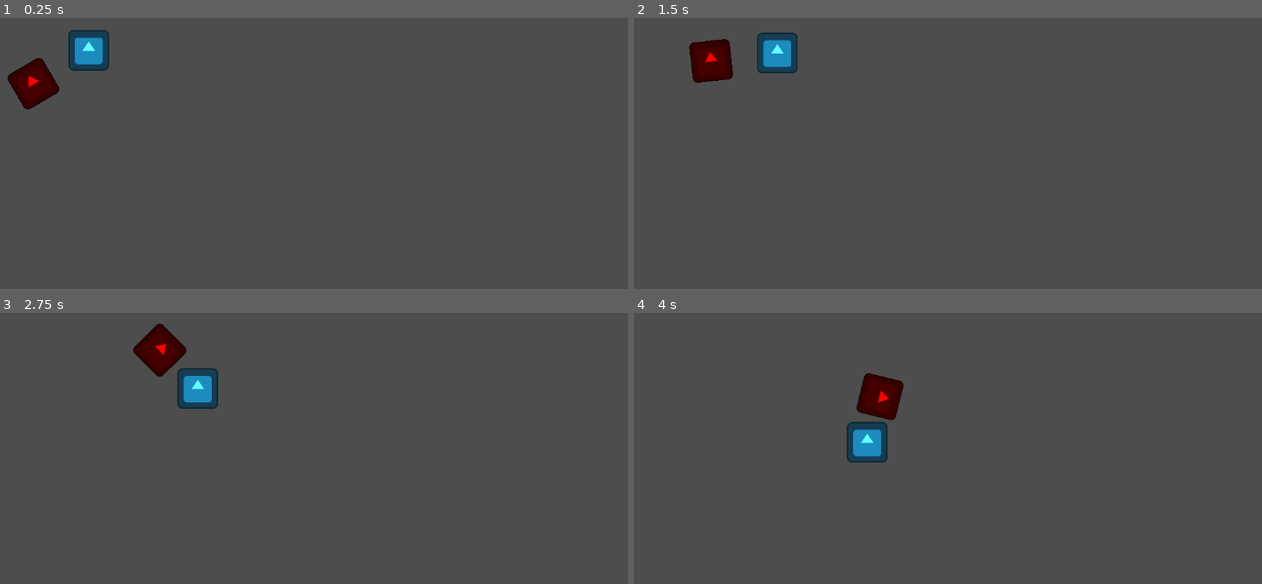
Above: before the commit, frames 1-4 (two rows, left to right).
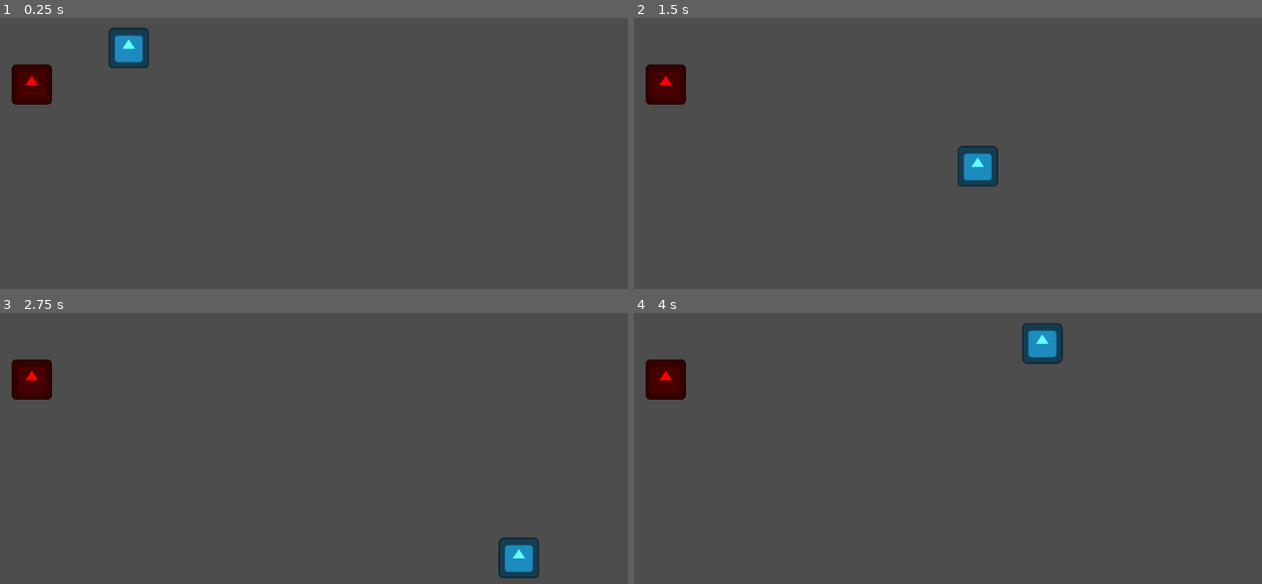
Above: after the commit, the same moments.

Repository: shafayatb/basic-2d-top-down-example
Game: Godot game, scene res://playground.tscn
Two runs of this game, one before a commit and one after it. Both use one fixed random seed, a clock stepped at 60 frames per second and the inputs below. The project has no main scene, so this scene is started directly. The engine's default icon, where the game draws it, is replaced by a stand-in: a white triangle on a blue panel in a dark square.
Inputs:
- Up to frame 1 (0.25 s): no input
- Up to frame 2 (1.5 s): hold Right (ui_right) 0.53-1.28 s; tap Ctrl (Dash, bound only after the commit) at 0.6, 1.35 s; hold Down (ui_down) from 1.28 s (still down)
- Up to frame 3 (2.75 s): release Down (ui_down) at 2.03 s; hold Right (ui_right) from 2.03 s (still down); tap Ctrl (Dash, bound only after the commit) at 2.1 s
- Up to frame 4 (4 s): release Right (ui_right) at 2.78 s; hold Up (ui_up) 2.78-3.53 s; tap Ctrl (Dash, bound only after the commit) at 2.85, 3.6 s; hold Left (ui_left) from 3.53 s (still down)

The runs differ from the first frame. In frame 1, 2.2% of the frame differs, in the area x 1-24%, y 3-34%; in frame 2, 3.8%; in frame 3, 3.8%; in frame 4, 3.8%, in the area x 1-69%, y 3-56%.

Commit message:
3. Dash movement script

Diff:
--- /dev/null
+++ b/dash_player.gd
@@ -0,0 +1,62 @@
+extends CharacterBody2D
+
+const MAX_SPEED: float = 64.5
+const ACCELERATION: float = 18.5
+const FRICTION: float = 22.5
+
+var knockback: Vector2 = Vector2.ZERO
+var knockback_timer: float = 0.0
+
+#Dash
+const DASH_SPEED: float = 1500.0
+const DASH_TIME: float = 0.12
+var can_dash: bool = true
+var dash_timer: float = 0.0
+var dash_dir: Vector2 = Vector2.ZERO
+const DASH_RELOAD_COST: float = 0.5
+var dash_reload_time: float = 0.0
+
+func _physics_process(delta: float) -> void:
+	if knockback_timer > 0.0:
+		velocity = knockback
+		knockback_timer -= delta
+		if knockback_timer <= 0.0:
+			knockback = Vector2.ZERO
+	else:
+		dash_logic(delta)
+		if dash_timer == 0.0:
+			movement(delta)
+
+	move_and_slide()
+
+func movement(delta: float) -> void:
+	var input: Vector2 = Vector2(
+		Input.get_axis("ui_left", "ui_right"),
+		Input.get_axis("ui_up", "ui_down")
+	).normalized()
+
+	var velocity_weight_x: float = 1.0 - exp( - (ACCELERATION if input.x else FRICTION) * delta)
+	velocity.x = lerp(velocity.x, input.x * MAX_SPEED, velocity_weight_x)
+	var velocity_weight_y: float = 1.0 - exp( - (ACCELERATION if input.y else FRICTION) * delta)
+	velocity.y = lerp(velocity.y, input.y * MAX_SPEED, velocity_weight_y)
+
+
+func apply_knockback(direction: Vector2, force: float, knockback_duration: float) -> void:
+	knockback = direction * force
+	knockback_timer = knockback_duration
+
+func dash_logic(delta: float) -> void:
+	if can_dash and Input.is_action_just_pressed("Dash"):
+		can_dash = false
+		dash_timer = DASH_TIME
+		dash_reload_time = DASH_RELOAD_COST
+
+		dash_dir = global_position.direction_to(global_position + velocity)
+		velocity = dash_dir * DASH_SPEED
+	if dash_timer > 0.0:
+		dash_timer = max(0.0, dash_timer - delta)
+	else:
+		if dash_reload_time > 0.0:
+			dash_reload_time -= delta
+		else:
+			can_dash = true
--- a/enemy.gd
+++ b/enemy.gd
@@ -9,11 +9,12 @@
 	hit_area.body_entered.connect(hit)
 
 func _physics_process(delta: float) -> void:
-	if player_node:
-		var direction = (player_node.global_position - global_position).normalized()
-		look_at(player_node.global_position)
-		velocity = lerp(velocity, direction * speed, 0.5 * delta)
-		move_and_slide()
+	pass
+	#if player_node:
+		#var direction = (player_node.global_position - global_position).normalized()
+		#look_at(player_node.global_position)
+		#velocity = lerp(velocity, direction * speed, 0.5 * delta)
+		#move_and_slide()
 
 
 func hit(body: Node2D)-> void:
--- a/player.tscn
+++ b/player.tscn
@@ -1,7 +1,7 @@
 [gd_scene load_steps=4 format=3 uid="uid://bm4v5ulnu0n8w"]
 
 [ext_resource type="Texture2D" uid="uid://dta4665i0rs3m" path="res://icon.svg" id="1_4flbx"]
-[ext_resource type="Script" uid="uid://ccpxtr46d5ck1" path="res://player.gd" id="1_onrkg"]
+[ext_resource type="Script" uid="uid://ccu5mspv1l36l" path="res://dash_player.gd" id="1_onrkg"]
 
 [sub_resource type="RectangleShape2D" id="RectangleShape2D_onrkg"]
 size = Vector2(130, 127)
--- a/playground.tscn
+++ b/playground.tscn
@@ -6,7 +6,7 @@
 [node name="Playground" type="Node2D"]
 
 [node name="Player" parent="." instance=ExtResource("1_rupst")]
-position = Vector2(207, 165)
+position = Vector2(297, 146)
 
 [node name="Enemy" parent="." instance=ExtResource("2_wt17y")]
 position = Vector2(144, 202)
--- a/project.godot
+++ b/project.godot
@@ -14,6 +14,14 @@
 config/features=PackedStringArray("4.5", "GL Compatibility")
 config/icon="res://icon.svg"
 
+[input]
+
+Dash={
+"deadzone": 0.2,
+"events": [Object(InputEventKey,"resource_local_to_scene":false,"resource_name":"","device":-1,"window_id":0,"alt_pressed":false,"shift_pressed":false,"ctrl_pressed":false,"meta_pressed":false,"pressed":false,"keycode":0,"physical_keycode":4194326,"key_label":0,"unicode":0,"location":0,"echo":false,"script":null)
+]
+}
+
 [rendering]
 
 renderer/rendering_method="gl_compatibility"
Not shown, added: dash_player.gd.uid
